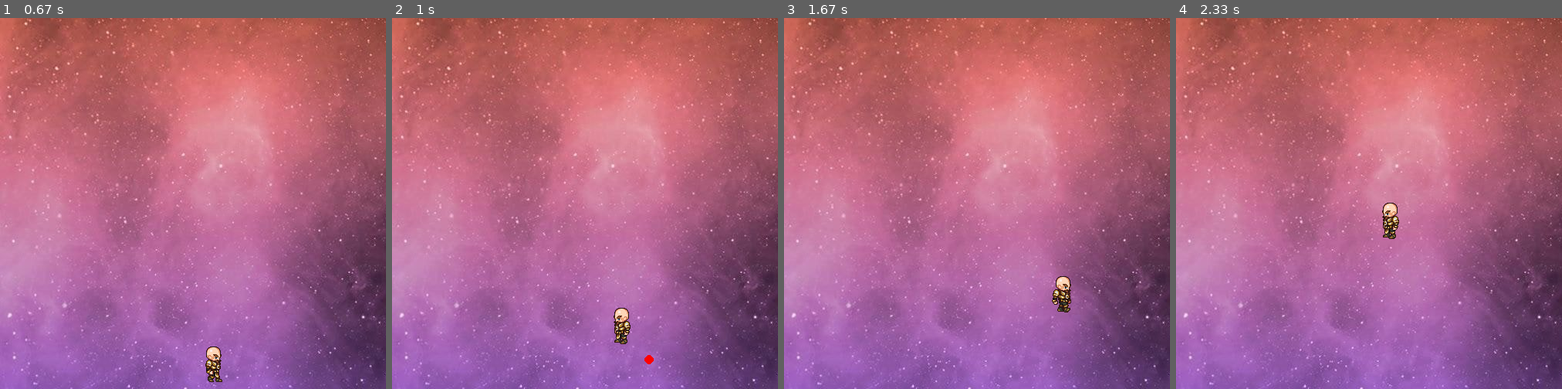
Above: before the commit, frames 1-4 (left to right).
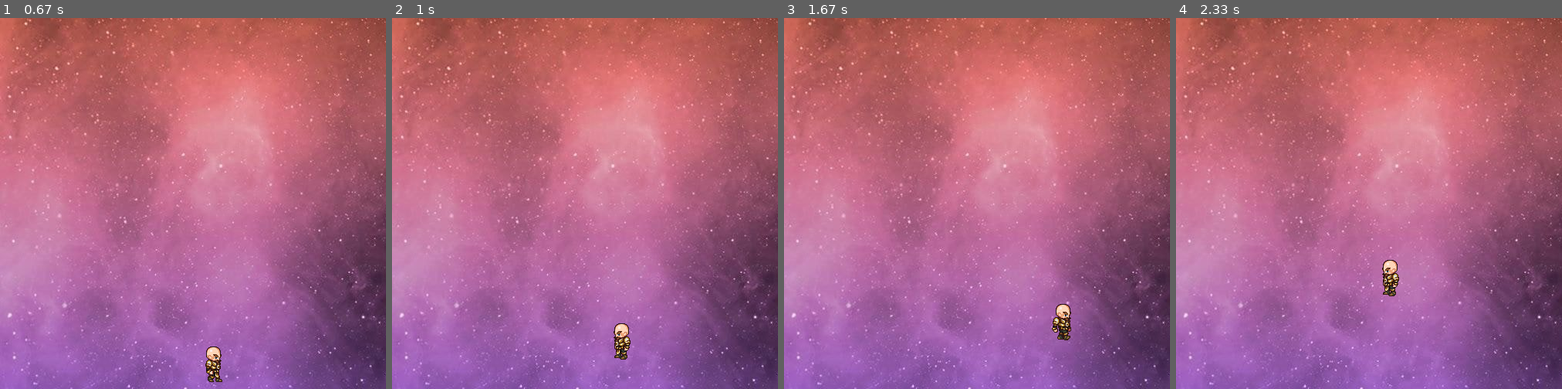
Above: after the commit, the same moments.

Repository: MFTI-summer/ROGUE-LEGACY
Game: pygame game, started from гг/Физика гг и его смена фоточек.py
Same seed, same stepped clock (60 frames per second), same inputs: the game is played once before the commit and once after it.
Inputs:
- Up to frame 1 (0.67 s): hold D from 0.33 s (still down)
- Up to frame 2 (1 s): release D at 0.8 s; hold W from 0.83 s (still down); tap Space at 0.9 s
- Up to frame 3 (1.67 s): release W at 1.13 s; hold D 1.17-1.63 s; tap Space at 1.23, 1.53 s
- Up to frame 4 (2.33 s): hold A 1.67-2.2 s; tap Space at 1.73, 2.03, 2.3 s; hold A from 2.23 s (still down)

Frame 1 is identical in both runs. In frame 2, 0.5% of the frame differs, in the area x 57-68%, y 78-94%; in frame 3, 0.7%; in frame 4, 0.7%, in the area x 53-58%, y 49-75%.

Commit message:
Update Физика гг и его смена фоточек.py

Diff:
--- a/гг/Физика гг и его смена фоточек.py
+++ b/гг/Физика гг и его смена фоточек.py
@@ -85,18 +85,16 @@
             bullets.pop(bullets.index(bullet))
 
     keys = pygame.key.get_pressed()
-
-    if keys[pygame.K_w]:
-        if man.left:
-            facing = -1
-        else:
-            facing = 1
-
-        if len(bullets) < 1:
-            bullets.append(projectile(round(man.x + man.width // 2), round(man.y + man.height // 2), 6, (255, 0, 0), facing))
+    # if mouse[]:
+    #     if man.left:
+    #         facing = -1
+    #     else:
+    #         facing = 1
+    #     if len(bullets) < 1:
+    #         bullets.append(projectile(round(man.x + man.width // 2), round(man.y + man.height // 2), 6, (255, 0, 0), facing))
 
     if keys[pygame.K_a] and man.x > man.vel:
-        if keys[pygame.K_z]:
+        if keys[pygame.K_w]:
             man.x -= man.vel + 3
             man.left = True
             man.right = False
@@ -107,7 +105,7 @@
             man.right = False
             man.standing = False
     elif keys[pygame.K_d] and man.x < 500 - man.width - man.vel:
-        if keys[pygame.K_z]:
+        if keys[pygame.K_w]:
             man.x += man.vel + 3
             man.right = True
             man.left = False
@@ -144,7 +142,7 @@
             neg = 1
             if man.jumpCount < 0:
                 neg = -1
-            man.y -= (man.jumpCount ** 2) * 0.5 * neg
+            man.y -= (man.jumpCount ** 2) * 0.3 * neg
             man.jumpCount -= 1
         else:
             man.isJump = False
